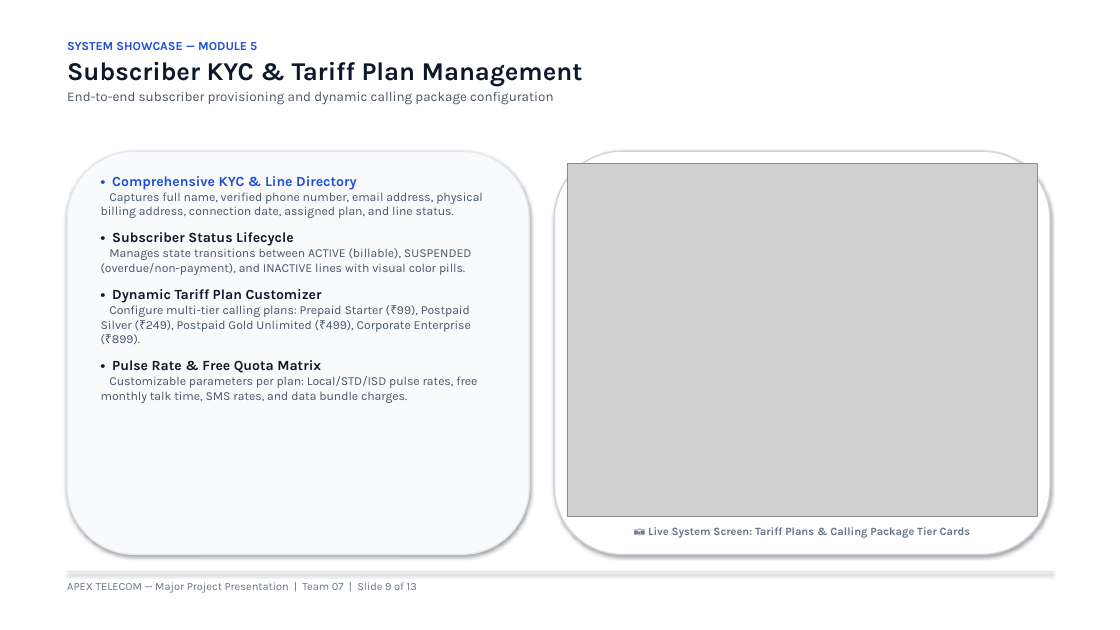
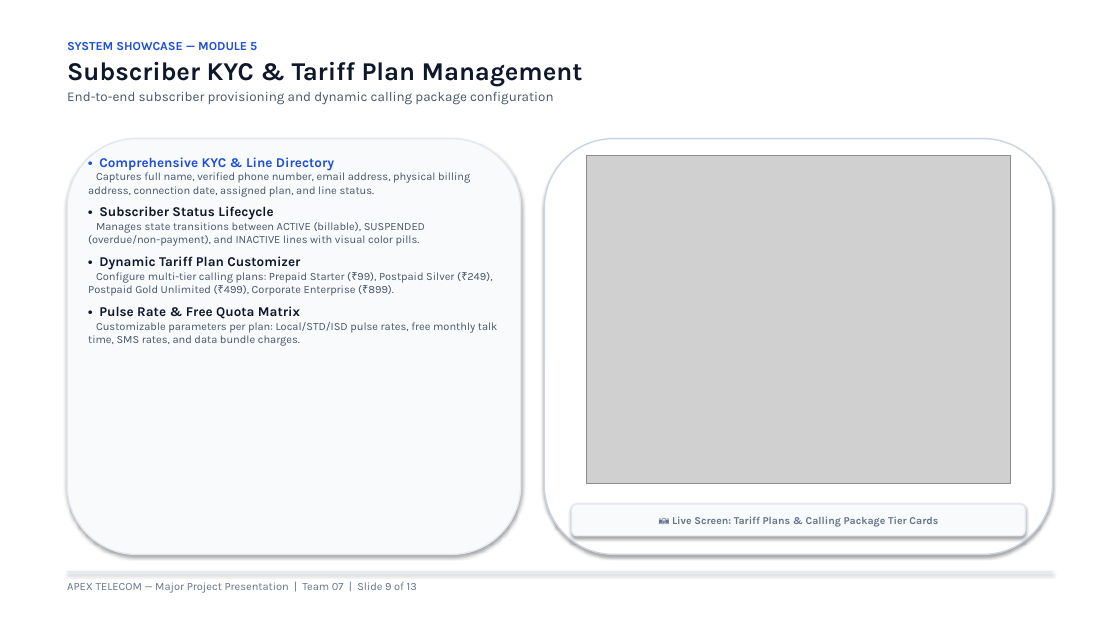
Before and after one commit to ashlesh0805/TelephoneBillManagementSystem, a slide deck: slide 9 of Telephone_Bill_Management_System_Team07.pptx. Drawn at 1120x630 pixels with LibreOffice and Linux fonts; fonts in the diff are those of the drawing; grey boxes stand for pictures. Boxes give left, top, right and bottom in pixels: in the first picture for what was removed or moved away, otherwise in the second. Text is boxed around its words. In the diff, an @@ line names an element or a change of style, - is before the commit and + after.

Commit message:
docs: polish deck widgets with comfortable margins, centered screenshots, and white theme

```diff
--- a/Telephone_Bill_Management_System_Team07.pptx
+++ b/Telephone_Bill_Management_System_Team07.pptx
@@ rounded rectangle: place and size @@
-rounded rectangle at box(67, 151, 529, 555)
+rounded rectangle at box(67, 139, 521, 555)
@@ rounded rectangle: place and size @@
-rounded rectangle at box(555, 151, 1050, 555)
+rounded rectangle at box(544, 139, 1053, 555)
@@ text "• Comprehensive KYC & Line ...": place and size @@
-text "• Comprehensive KYC & Line ..." at box(101, 176, 483, 403)
+text "• Comprehensive KYC & Line ..." at box(88, 157, 498, 346)
@@ text "• Comprehensive KYC & Line ..." at box(88, 157, 498, 346): size 12 to 11.5 pt in "• Comprehensive KYC & Line Directory", "• Subscriber Status Lifecycle", "• Dynamic Tariff Plan Customizer", "• Pulse Rate & Free Quota Matrix"; size 10.5 to 9.5 pt in "Captures full name, verified phone number, email ...", "Manages state transitions between ACTIVE (billable), SUSPEND ...", "Configure multi-tier calling plans: Prepaid Starter (₹99), ...", "Customizable parameters per plan: Local/STD/ISD pulse rates, ..."; less space between paragraphs @@
@@ picture: place and size @@
-picture at box(567, 164, 1038, 517)
+picture at box(586, 155, 1011, 483)
@@ rounded rectangle "📷 Live Screen: Tariff Plans ...": place and size @@
-rounded rectangle "📷 Live Screen: Tariff Plans ..." at box(648, 527, 970, 538)
+rounded rectangle "📷 Live Screen: Tariff Plans ..." at box(571, 504, 1025, 536)
@@ rounded rectangle "📷 Live Screen: Tariff Plans ..." at box(571, 504, 1025, 536): vertical alignment top to middle; fill none to #F8FAFC; outline none to #E2E8F0 1 pt; shadow on @@
@@ text in rounded rectangle at box(672, 516, 938, 527): text changed; size 9.5 to 9 pt @@
-📷 Live System Screen: Tariff Plans & Calling Package Tier Cards
+📷 Live Screen: Tariff Plans & Calling Package Tier Cards
```
Also in this commit, not shown: 12 other slides changed, 3 other files.
